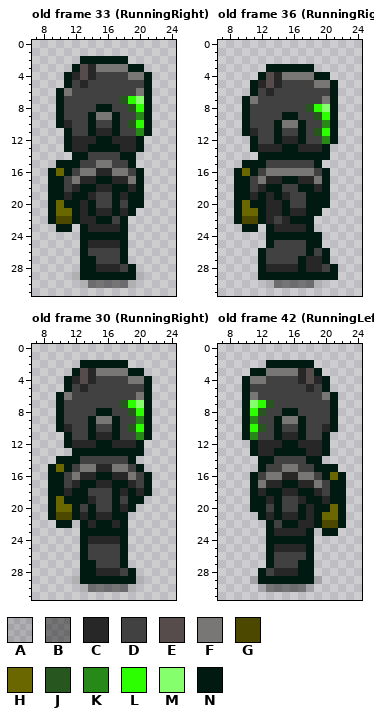
Pixel-art file, stored at Assets/Divers/Perso.aseprite. The picture above was drawn from the file before the commit.
32x32 pixels, 49 frames. Colours within 5 levels of each other are drawn and written as one. Shown: old frame 33 (RunningRight): x 7..24, y 0..31; old frame 36 (RunningRight): x 7..24, y 0..31; old frame 30 (RunningRight): x 7..24, y 0..31; old frame 42 (RunningLeft): x 7..24, y 0..31. The commit also changed other frames, which this record leaves out.
Visible layers, top first: "Head", "Body", "Arm And Legs", "Shadow".
Palette (. is transparent): A #00000024  B #0000006e  C #272727  D #414141  E #564c4c  F #797676  G #4c4800  H #6a6600  J #27571f  K #278917  L #2cff00  M #85ff6b  N #001a12
Pixels before, old frame 33 (RunningRight), first column x 9:
 2 ....NNNNNN...
 3 ...NECFFFFNN.
 4 ..NCECDDDDFFN
 5 ..NDCDDDDDDDN
 6 .NFDDDDDDDDFN
 7 .NDDDDDDDJLMN
 8 .NDDDDNNDDJLN
 9 .NDDDNFFNDDKN
10 .NCDDNDDNDJLN
11 ..NDDNCCNDDKN
12 ..NCCCNNCCCN.
13 ..NCCNNNNCCN.
14 ...NNDDDDNN..
15 .NNNDDFFDDN..
16 NHNDFFCCFFDN.
17 NNDFCCNNCCFN.
18 NNDCNNCCNNCN.
19 NNCNNCDDNCNN.
20 NHNNCNDDNDNN.
21 NHHNCNCCNCN..
22 NGGNCCNNDN...
23 .NN.NCCCCN...
24 ....NNNNNN...
25 ....NCCCCN...
26 ....NDDDDN...
27 ....NNDDDN...
28 ....NNCCCDN..
29 ...ANNNNNNNA.
30 ....ABBBBBA..
Pixels before, old frame 36 (RunningRight), first column x 9:
 3 ....NNNNNN...
 4 ...NECFFFFNN.
 5 ..NCECDDDDFFN
 6 ..NDCDDDDDDDN
 7 .NFDDDDDDDDFN
 8 .NDDDDDDDJLMN
 9 .NDDDDNNDDJLN
10 .NDDDNFFNDDKN
11 .NCDDNDDNDJLN
12 ..NDDNCCNDDKN
13 ..NCCCNNCCCN.
14 ...NNNNNNNNN.
15 .NNNDDDDDDN..
16 NHNDFFFFFFDN.
17 NNDFCCNNCCFN.
18 NNDCNNDDNNCN.
19 NNCNCNCDDNNN.
20 NHNNCCNDDNNN.
21 NHHNCCNCCNN..
22 NGGNCDCNNN...
23 .NN.NCCCCN...
24 ....NNNNNNN..
25 ....NDDDDNN..
26 ...NDDDDDNDN.
27 ...NDDDDNCCN.
28 ...NCCCCNCCDN
29 ...NNNNNNNNNN
30 ....ABBBBBA..
Pixels before, old frame 30 (RunningRight), first column x 9:
 2 ....NNNNNN...
 3 ...NECFFFFNN.
 4 ..NCECDDDDFFN
 5 ..NDCDDDDDDDN
 6 .NFDDDDDDDDFN
 7 .NDDDDDDDJLMN
 8 .NDDDDNNDDJLN
 9 .NDDDNFFNDDKN
10 .NCDDNDDNDJLN
11 ..NDDNCCNDDKN
12 ..NCCCNNCCCN.
13 ...NNNNNNNNN.
14 .NNNDDDDDDN..
15 NHNDFFCCFFDN.
16 NNDFCCNNCCFDN
17 NNDCNNCCNNCDN
18 NNCNNDDDNCNCN
19 NHNNNCDDNDNN.
20 NHHNDNDDNCN..
21 NGGNCNCCNN...
22 .NN.NCNNCN...
23 ....NNNNNN...
24 ....NCCCCN...
25 ....NDDDDN...
26 ....NDDDDN...
27 ....NNDDDN...
28 ....NNCCCDN..
29 ...ANNNNNNNA.
30 ....ABBBBBA..
Pixels before, old frame 42 (RunningLeft), first column x 10:
 2 ...NNNNNN....
 3 .NNFFFFCEN...
 4 NFFDDDDCECN..
 5 NDDDDDDDCDN..
 6 NFDDDDDDDDFN.
 7 NMLJDDDDDDDN.
 8 NLJDDNNDDDDN.
 9 NKDDNFFNDDDN.
10 NLJDNDDNDDCN.
11 NKDDNCCNDDN..
12 .NCCCNNCCCN..
13 .NCCNNNNCCN..
14 ..NNDDDDNN...
15 ..NDDFFDDNNN.
16 .NDFFCCFFDNHN
17 .NFCCNNCCFDNN
18 .NCNNCCNNCDNN
19 .NNCNDDCNNCNN
20 .NNDNDDNCNNHN
21 ..NCNCCNCNHHN
22 ...NDNNCCNGGN
23 ...NCCCCN.NN.
24 ...NNNNNN....
25 ...NCCCCN....
26 ...NDDDDN....
27 ...NDDDNN....
28 ..NDCCCNN....
29 .ANNNNNNNA...
30 ..ABBBBBA....
New version:
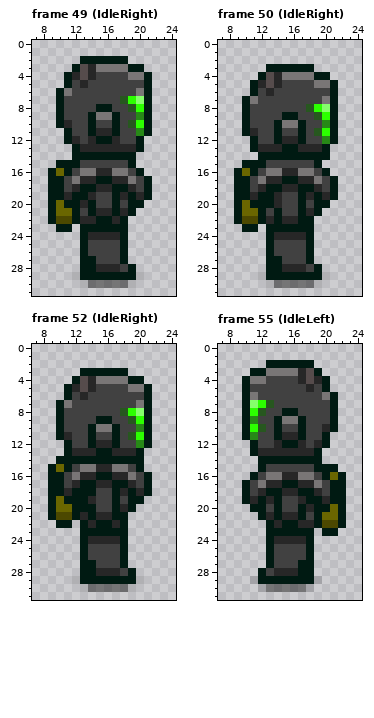
A new or re-ordered frame is compared with the old frame closest to it.
From the commit log: Idle Directionnel + Debut de l'atk
Diff:
frames 49 -> 59
frames re-ordered
Changed rows in their new state; - is an unchanged pixel.
Frame 49 (IdleRight) against old frame 33 (RunningRight), layers "Head", "Body", "Arm And Legs":
first column x 11:
12 --D----DD--
13 .N-CCCC----
14 ---NNNN----
15 ----DD-----
17 ---------DN
18 ---------DN
19 ---------CN
21 --D--------
22 ------C----
23 ---NNNN----
24 ---CCCC----
25 ---DDDD----
Frame 50 (IdleRight) is new; against old frame 36 (RunningRight), layers "Head", "Body", "Arm And Legs":
first column x 12:
16 ---CC-----
17 --------DN
18 ---CC---DN
19 -NCD-NC-CN
20 -N-D-ND---
21 -DNDDNC---
22 --N-C-----
23 --NNNN----
24 --CCCC-.--
25 -------.--
26 .N-----..-
27 .NN--DN..-
28 .NN--CDN..
29 A-------A.
Frame 52 (IdleRight) is new; against old frame 30 (RunningRight), layer "Head":
first column x 10:
 2 ---......---
 3 --.NNNNNN..-
 4 -.N--FFFFNN.
 5 --CEC----FF-
 6 .N-C------D-
 7 -F------DDF-
 8 -----DD-JLM-
 9 ----DNND-JL-
10 -D---FF--DK-
11 NC---DD--JL-
12 --DDNCCNDDKN
13 -NCCC--CCC--
14 ---NNNNNN-N-
first column x 13:
18 -N
20 N-
Frame 55 (IdleLeft) is new; against old frame 42 (RunningLeft), layers "Head", "Body", "Arm And Legs":
first column x 10:
12 --DD----D--
13 ----CCCC-N.
14 ----NNNN---
15 -----DD----
17 ND---------
18 ND---------
19 NC---------
21 --------D--
22 ----C------
23 ----NNNN---
24 ----CCCC---
25 ----DDDD---
Pixel boxes of the changes (left, top, right, bottom) in both pictures:
changed: (64, 136, 152, 248)
changed: (258, 168, 338, 280)
changed: (56, 360, 152, 464)
changed: (80, 488, 96, 512)
changed: (242, 440, 330, 552)
